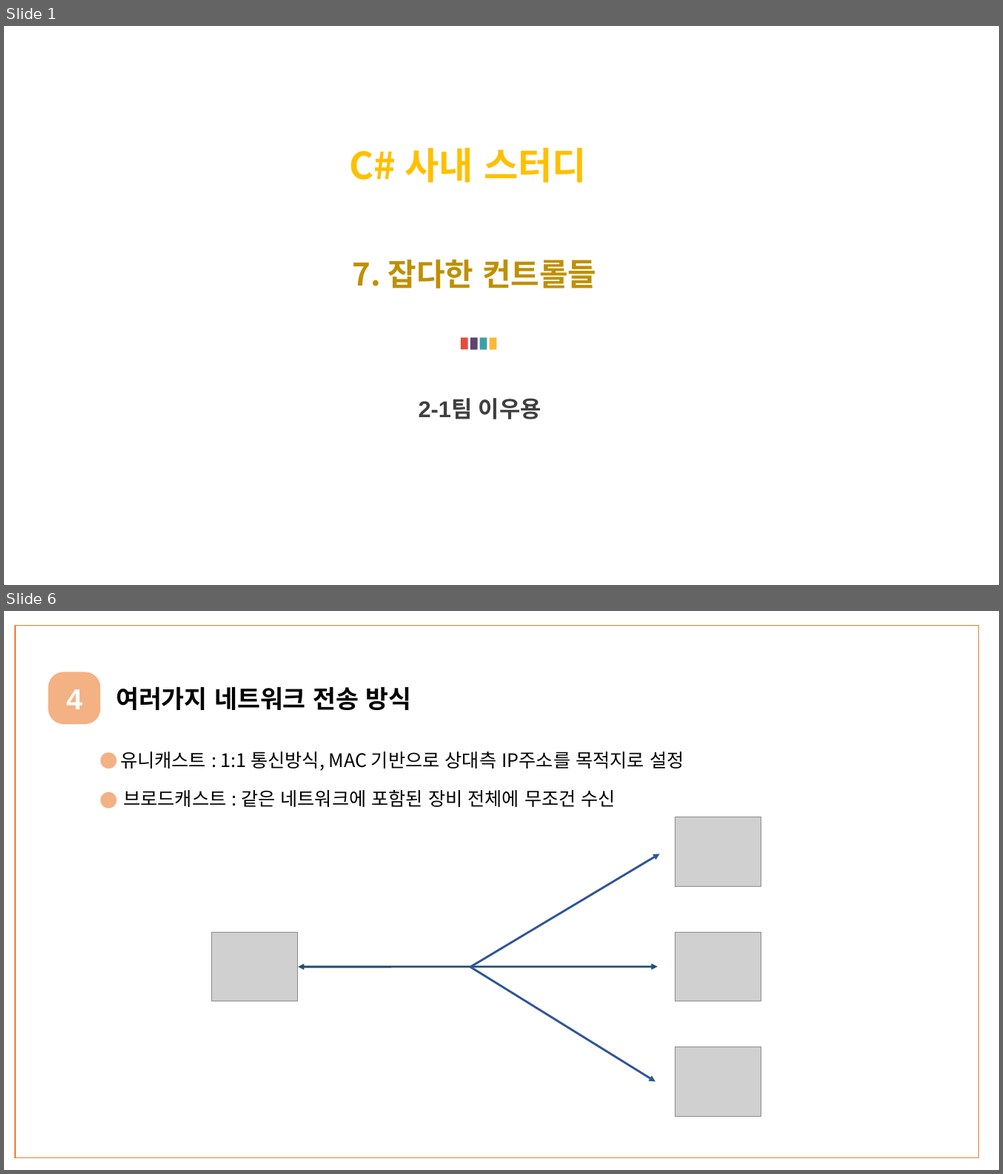
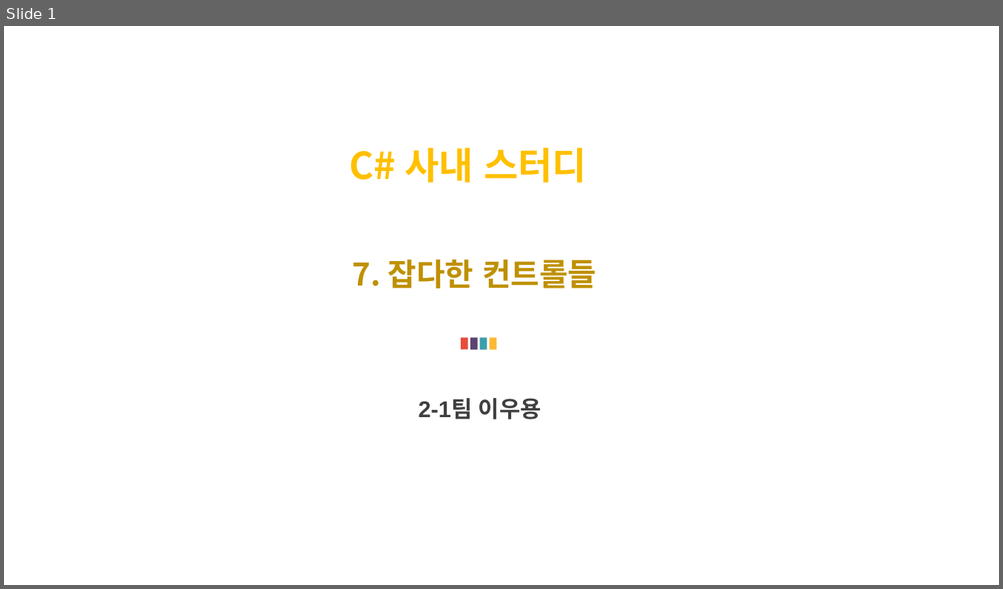
Before and after one commit to WooyongLee/TestApp-CsharpWpf, a slide deck: MiscControl/Miscellaneous Control 발표준비_이우용.pptx. Shown one above the other, each under a label of ours: slides 1 and 6 before the commit, slide 1 after it; the slides between them are not shown. The pictures are 1003x1174 and 1003x589 pixels, drawn with LibreOffice and Linux fonts; fonts in the diff are those of the drawing; grey boxes stand for pictures. Boxes give left, top, right and bottom in pixels: in the first picture for what was removed or moved away, otherwise in the second. Text is boxed around its words. In the diff, an @@ line names an element or a change of style, - is before the commit and + after.

```diff
--- a/MiscControl/Miscellaneous Control 발표준비_이우용.pptx
+++ b/MiscControl/Miscellaneous Control 발표준비_이우용.pptx
@@ slide 6 removed at (4, 611, 999, 1170), background #FFFFFF @@
@@ rectangle removed at (15, 625, 979, 1159) @@
@@ rounded rectangle removed at (48, 672, 100, 724) @@
-4
@@ text removed at (116, 686, 412, 710) @@
-여러가지 네트워크 전송 방식
@@ ellipse removed at (100, 753, 116, 769) @@
@@ text removed at (120, 752, 683, 771) @@
-유니캐스트 : 1:1 통신방식, MAC 기반으로 상대측 IP주소를 목적지로 설정
@@ ellipse removed at (100, 792, 116, 809) @@
@@ text removed at (123, 790, 615, 807) @@
-브로드캐스트 : 같은 네트워크에 포함된 장비 전체에 무조건 수신
@@ picture removed at (674, 817, 760, 887) @@
@@ arrow removed from (471, 967) to (660, 854) @@
@@ picture removed at (212, 933, 298, 1002) @@
@@ picture removed at (674, 933, 760, 1002) @@
@@ double arrow removed from (657, 967) to (298, 967) @@
@@ arrow removed from (469, 967) to (655, 1082) @@
@@ picture removed at (674, 1048, 760, 1117) @@
```
Also in this commit, not shown: 3 slides changed, 6 slides added, 3 other slides removed.
